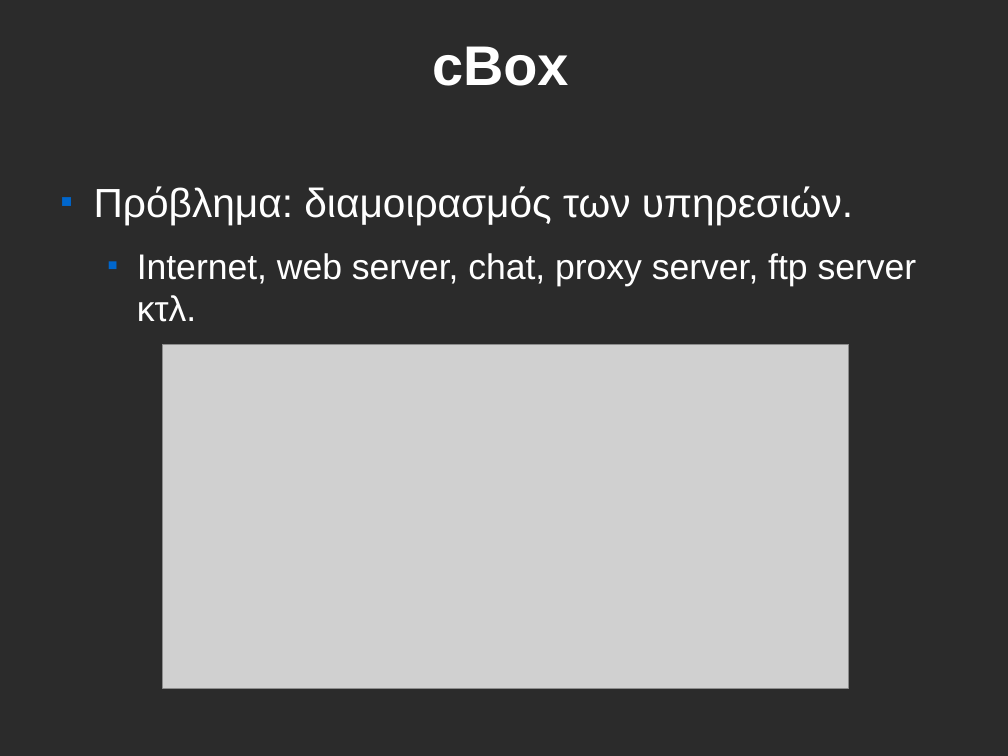
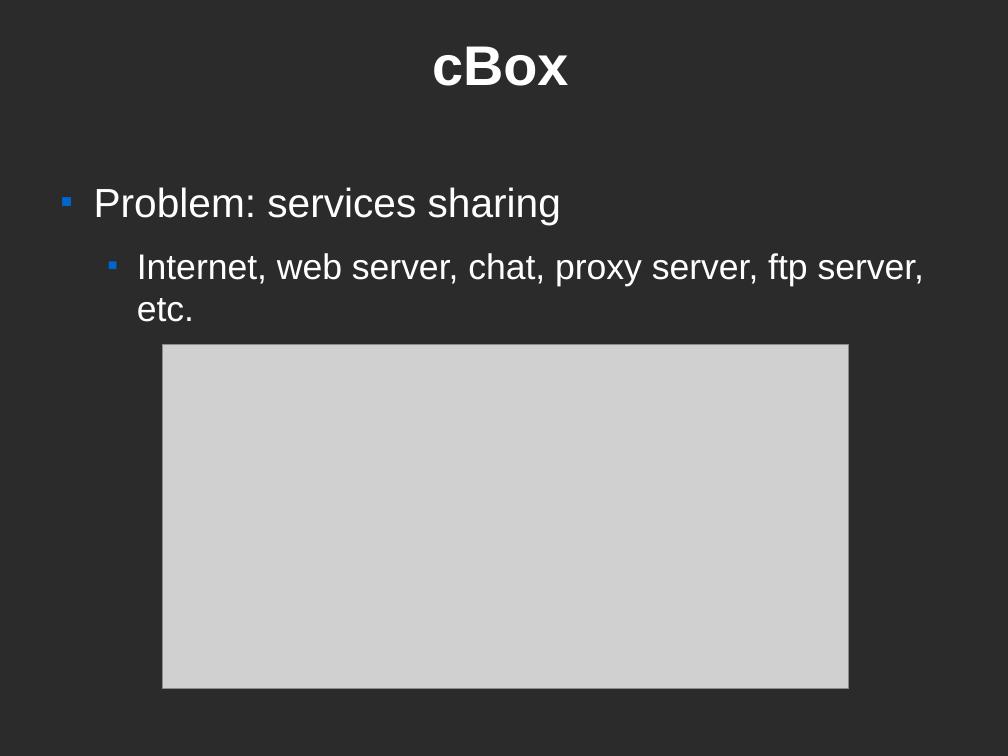
Before and after one commit to CEID-DS/cbox, a slide deck: slide 1 of doc/fosscomm/ZeroConf.odp. Drawn at 1008x756 pixels with LibreOffice and Linux fonts; fonts in the diff are those of the drawing; grey boxes stand for pictures; background and template pictures are left out; a plain dark background stands for a picture behind light text. Boxes give left, top, right and bottom in pixels: in the first picture for what was removed or moved away, otherwise in the second. Text is boxed around its words. In the diff, an @@ line names an element or a change of style, - is before the commit and + after.

```diff
--- a/doc/fosscomm/ZeroConf.odp
+++ b/doc/fosscomm/ZeroConf.odp
@@ text at [94,187,925,322]: text changed @@
-■ Πρόβλημα: διαμοιρασμός των υπηρεσιών.
-  ■ Internet, web server, chat, proxy server, ftp server κτλ.
+■ Problem: services sharing
+  ■ Internet, web server, chat, proxy server, ftp server, etc.
```
Also in this commit, not shown: 10 slides added, 9 slides removed, 1 other file.
